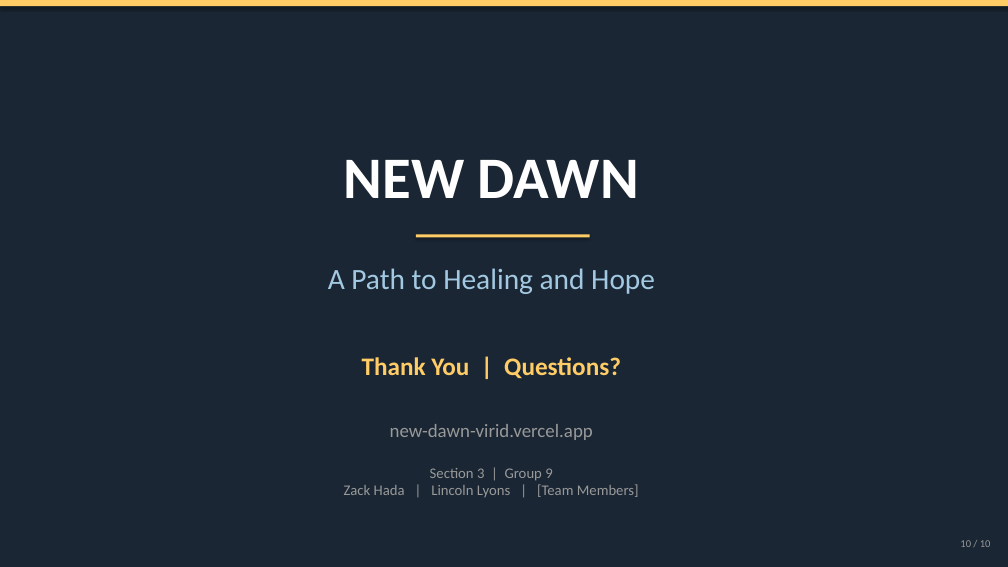
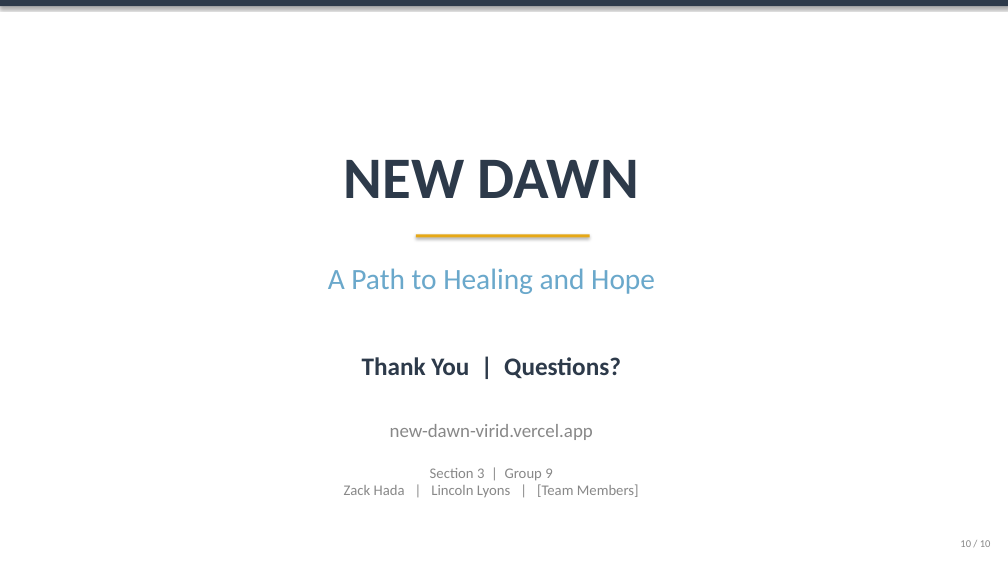
Before and after one commit to linklyns/New-Dawn, a slide deck: slide 10 of presentation/New_Dawn_Presentation.pptx. Drawn at 1008x567 pixels with LibreOffice and Linux fonts; fonts in the diff are those of the drawing. Boxes give left, top, right and bottom in pixels: in the first picture for what was removed or moved away, otherwise in the second. Text is boxed around its words. In the diff, an @@ line names an element or a change of style, - is before the commit and + after.

```diff
--- a/presentation/New_Dawn_Presentation.pptx
+++ b/presentation/New_Dawn_Presentation.pptx
@@ background #1A2633 to #FFFFFF @@
@@ rectangle at (0, 0, 1008, 6): fill #FFCC66 to #2D3A4A @@
@@ text "NEW DAWN" at (344, 160, 639, 198): text colour #FFFFFF to #2D3A4A @@
@@ rectangle at (416, 234, 590, 237): fill #FFCC66 to #E6A817 @@
@@ text "A Path to Healing and ..." at (328, 268, 655, 294): text colour #A2C9E1 to #6AA8CB @@
@@ text "Thank You | Questions?" at (362, 357, 621, 378): text colour #FFCC66 to #2D3A4A @@
@@ text colour #999999 to #888888 in 3 elements at (390, 424, 593, 440), (344, 468, 639, 497), (960, 540, 991, 547) @@
```
Also in this commit, not shown: 8 other slides changed, 1 slide added, 1 slide removed, 1 other file.
